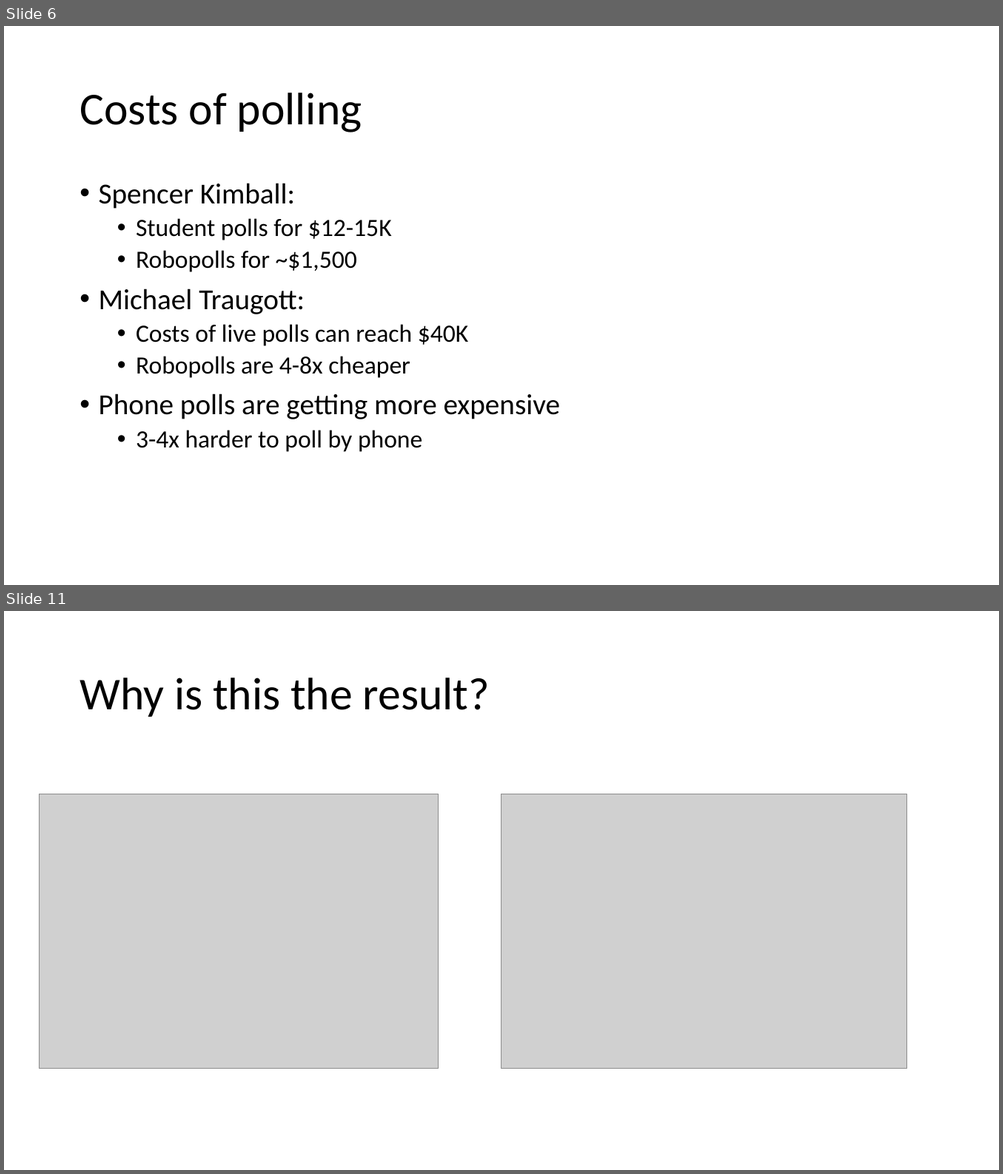
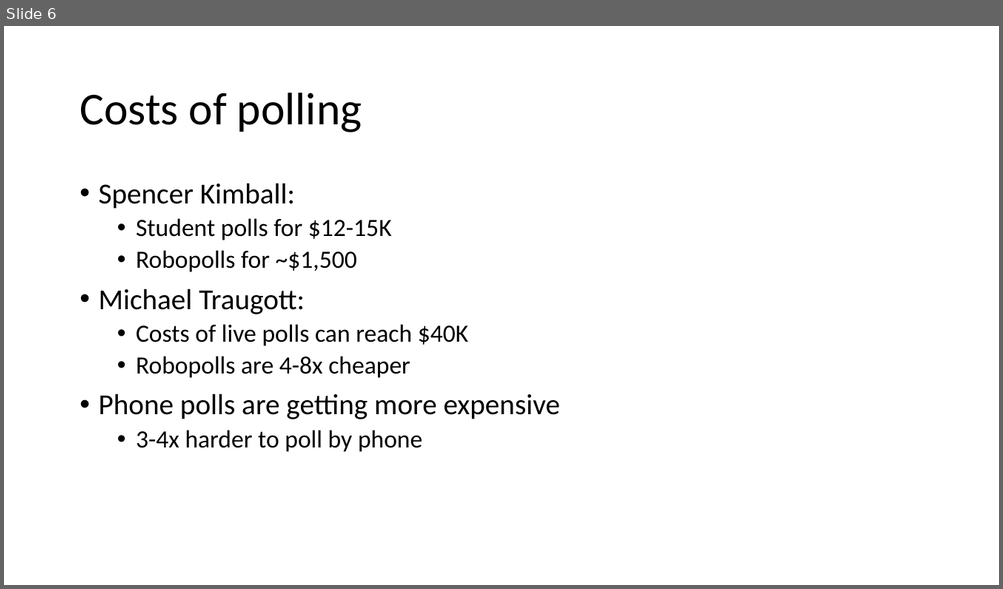
Before and after one commit to Hedgehog612/Capstone_Project_1, a slide deck: data_storytelling.pptx. Shown one above the other, each under a label of ours: slides 6 and 11 before the commit, slide 6 after it; the slides between them are not shown. The pictures are 1003x1174 and 1003x589 pixels, drawn with LibreOffice and Linux fonts; fonts in the diff are those of the drawing; grey boxes stand for pictures. Boxes give left, top, right and bottom in pixels: in the first picture for what was removed or moved away, otherwise in the second. Text is boxed around its words. In the diff, an @@ line names an element or a change of style, - is before the commit and + after.

```diff
--- a/data_storytelling.pptx
+++ b/data_storytelling.pptx
@@ slide 11 removed at (4, 611, 999, 1170), background #FFFFFF @@
@@ title removed at (79, 678, 489, 717) @@
-Why is this the result?
@@ picture removed at (39, 795, 438, 1069) @@
@@ picture removed at (502, 795, 907, 1069) @@
```
Also in this commit, not shown: 3 slides changed, 8 slides added, 8 other slides removed.
